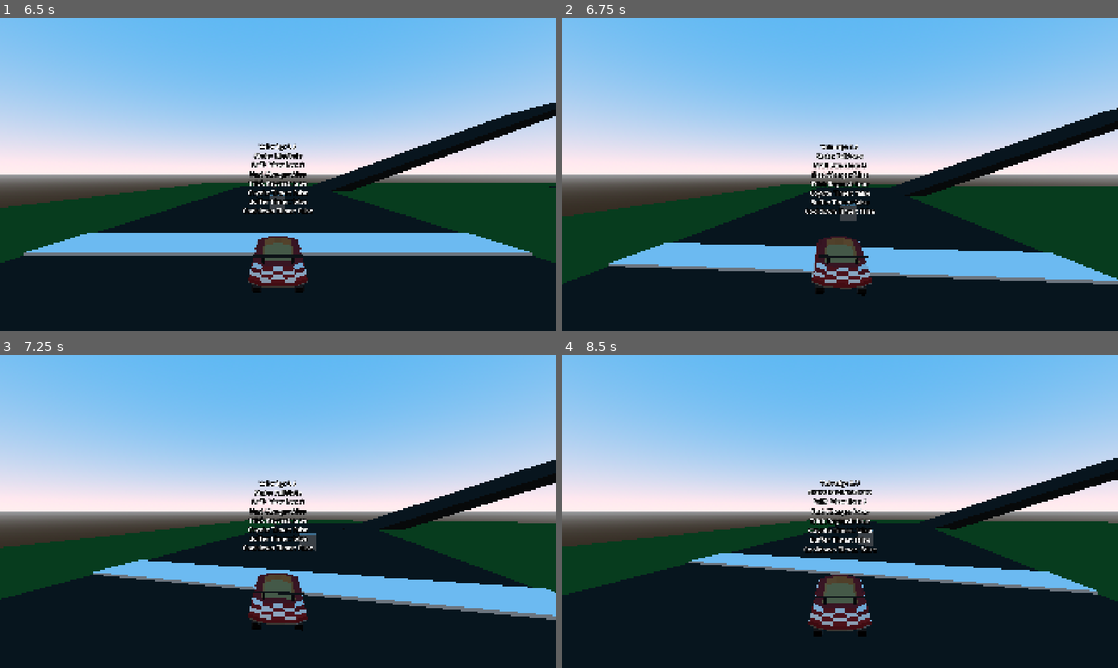
Above: before the commit, frames 1-4 (two rows, left to right).
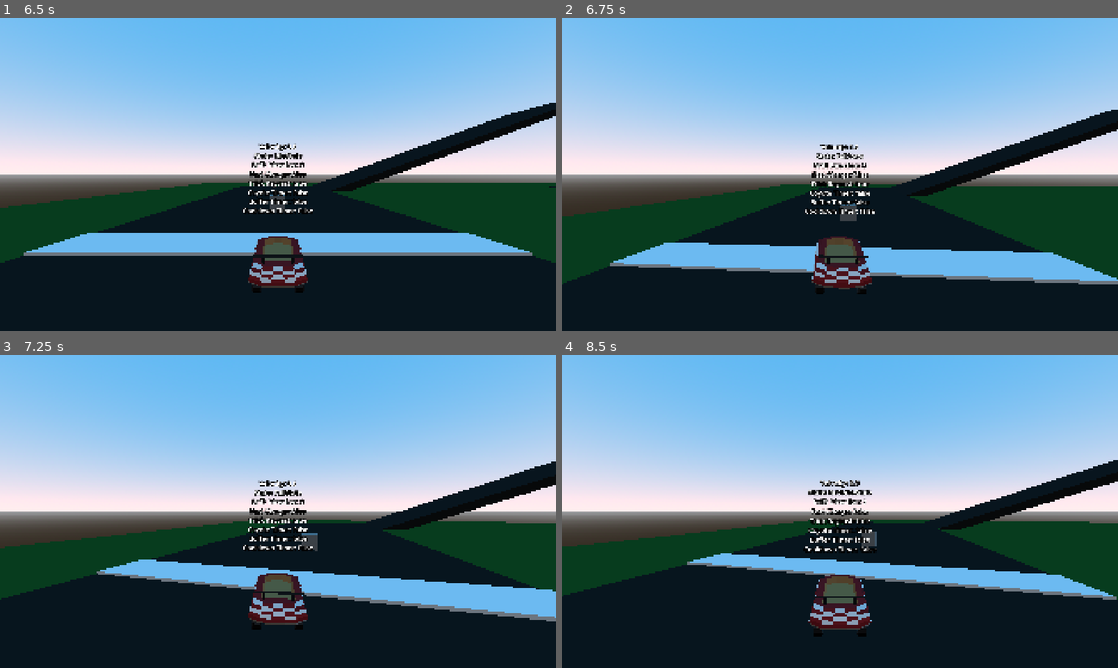
Above: after the commit, the same moments.

Repository: CISC-486-Game-Development-Project/cisc-486-game-development-project
Game: Godot game, scene res://Scenes/Menus/TitleScreen/title_screen.tscn
The game is run twice, just before and just after one commit, with the same random seed, the same clock (stepped at 60 frames per second) and the same inputs. Sound files missing from this copy of the repository are replaced by a short silence.
Inputs (mouse positions are in pixels of both pictures, inside the frame that each line leads up to):
- Up to frame 1 (6.5 s): tap Enter at 0.5 s; move the mouse to (400, 158) at 0.52 s; hold D (Right) 0.53-1.25 s; hold P (Drift) 0.53-1.25 s; click (400, 158) at 0.67 s; click "Start" at 1.25 s; click "Start" at 2 s; drag from (166, 190) to (250, 237) at 2.77 s; click "Default Kart" at 3.5 s; move the mouse to (333, 105) at 4.27 s; hold D (Right) 4.28-5 s; hold P (Drift) 4.28-5 s; click "Debug Track" at 5 s; drag from (250, 237) to (111, 127) at 5.77 s
- Up to frame 2 (6.75 s): tap Space at 6.5 s; move the mouse to (1006, 221) at 6.52 s; hold A (Left) from 6.53 s (still down); hold P (Drift) from 6.53 s (still down)
- Up to frame 3 (7.25 s): keep holding A (Left); keep holding P (Drift)
- Up to frame 4 (8.5 s): release A (Left) at 7.25 s; release P (Drift) at 7.25 s; drag from (673, 464) to (756, 433) at 7.27 s; tap Enter at 8 s; move the mouse to (867, 511) at 8.02 s; hold S (Backward) from 8.03 s (still down); hold P (Drift) from 8.03 s (still down); click (867, 511) at 8.17 s

Frame 1 is identical in both runs. In frame 2, 0.4% of the frame differs, in the area x 3-100%, y 28-89%; in frame 3, 1.0%; in frame 4, 2.8%, in the area x 0-100%, y 32-90%.

Commit message:
Refactoring Kart Script & Added Stats
Hit detection is working properly, kart code is refactored to be independent of where input is coming from (InputHandler added for player input, can be modified later for AI), also added kart stats that affect how the kart drives and can be modularly defined for different karts.

Diff:
--- /dev/null
+++ b/Components/InputHandler/input_handler.gd
@@ -0,0 +1,13 @@
+class_name InputHandler
+extends Node
+
+@export var kart: Kart3D ## Kart to set input requests for.
+
+## Should be called every frame or physics frame to collect input data.
+func handle_input() -> void:
+	if kart:
+		kart.steer_request = Input.get_axis("Left", "Right")
+		kart.accel_request = Input.get_axis("Backward", "Forward")
+		kart.break_request = Input.is_action_pressed("Backward")
+		kart.hop_request = Input.is_action_just_pressed("Drift")
+		kart.drift_request = Input.is_action_pressed("Drift")
--- /dev/null
+++ b/Components/KartStats/kart_stats.gd
@@ -0,0 +1,9 @@
+## A data container resource for defining the stats of a kart.
+class_name KartStats
+extends Resource
+
+# Export Vars
+@export_custom(PROPERTY_HINT_RANGE, "0.0,5.0,0.1") var base_speed: float ## A value from 0 to 5 determining the speed-based stats of the kart.
+@export_custom(PROPERTY_HINT_RANGE, "0.0,5.0,0.1") var base_acceleration: float ## A value from 0 to 5 determining the acceleration-based stats of the kart.
+@export_custom(PROPERTY_HINT_RANGE, "0.0,5.0,0.1") var base_boost: float ## A value from 0 to 5 determining the boost-based stats of the kart.
+@export_custom(PROPERTY_HINT_RANGE, "0.0,5.0,0.1") var base_handling: float ## A value from 0 to 5 determining the handling-based stats of the kart.
--- a/Components/ObjectProperties/destructible.gd
+++ b/Components/ObjectProperties/destructible.gd
@@ -12,5 +12,5 @@
 
 func _on_hit(area: Area3D) -> void:
 	var hitter = area.owner
-	if hitter is PlayerKart3D:
+	if hitter is Kart3D:
 		get_tree().create_timer(breaking_time).timeout.connect(to_break.queue_free)
--- a/Components/ObjectProperties/launchable.gd
+++ b/Components/ObjectProperties/launchable.gd
@@ -11,5 +11,5 @@
 
 func _on_hit(area: Area3D) -> void:
 	var hitter = area.owner
-	if hitter is PlayerKart3D:
+	if hitter is Kart3D:
 		rigid_body_3d.apply_central_impulse(hitter.velocity * 2 + Vector3(0, hitter.velocity.length() / 2, 0))
--- a/Entities/PlayerKart3D/player_kart_3d.gd
+++ b/Entities/Kart3D/kart_3d.gd
@@ -1,7 +1,10 @@
-class_name PlayerKart3D extends CharacterBody3D
+class_name Kart3D
+extends CharacterBody3D
 
 # Export Vars
 @export_category("Stats")
+@export var kart_stats: KartStats
+
 @export_group("Driving")
 @export_custom(PROPERTY_HINT_NONE, "suffix:m/s") var top_speed: float ## Defines the top speed.
 @export_custom(PROPERTY_HINT_NONE, "suffix:m/s") var top_reverse_speed: float ## Defines the top speed when reversing.
@@ -15,15 +18,17 @@
 @export_custom(PROPERTY_HINT_NONE, "suffix:degrees") var max_steering_angle_fast: float = 5.0 ## Defines the maximum steering angle, should be lower when going fast.
 @export_custom(PROPERTY_HINT_NONE, "suffix:degrees/s") var handbrake_steering_velocity: float = 45.0 ## Defines the speed of handbreak steering (turning while very slow).
 @export_custom(PROPERTY_HINT_NONE, "suffix:degrees/s") var air_steering_velocity: float = 40.0 ## Defines the speed of mid-air steering.
-@export_custom(PROPERTY_HINT_NONE, "suffix:m") var wheel_base: float = 1.5
-@export var wheels: Array[Wheel]
-@export var drift_steering_multiplier: float = 1.2
+@export_custom(PROPERTY_HINT_NONE, "suffix:m") var wheel_base: float = 1.5 ## The diameter of the wheels.
+@export var wheels: Array[Wheel] ## The array of Wheel objects attaced to this kart.
+@export var drift_steering_multiplier: float = 1.2 ## The factor by which steer direction is multiplied while drifting.
 
 # Onready Vars
 @onready var kart_model: Node3D = $KartModel
 
 @onready var camera_controller: CameraController = $CameraController
 @onready var state_machine: StateMachine = $MovementStateMachine
+@onready var input_handler: InputHandler = $InputHandler
+
 @onready var animation_player: AnimationPlayer = $AnimationPlayer
 @onready var ground_ray_cast_3d: RayCast3D = $GroundRayCast3D
 @onready var trick_ray_cast_3d: RayCast3D = $TrickRayCast3D
@@ -39,19 +44,19 @@
 @onready var debug_label_3d: Label3D = $DebugLabel3D
 
 # Internal Vars
-var steer_request: float
-var accel_request: float
-var break_request: bool
-var hop_request: bool
-var drift_request: bool
-var drift_dir: int
-
-var steering: float
-
-var boost_timer: float
-var boost_queue: Array[float]
-
-var is_hit: bool
+var steer_request: float ## Steering intensity request to be set by an input_manager.
+var accel_request: float ## Acceleration intensity request to be set by an input_manager.
+var break_request: bool ## Break request to be set by an input_manager.
+var hop_request: bool ## Hop request to be set by an input_manager.
+var drift_request: bool ## Drift request to be set by an input_manager.
+var drift_dir: int ## The direction of a currently active drift. 1 = right, 0 = none, -1 = left.
+
+var steering: float ## The intensity of the current steering.
+
+var boost_timer: float ## The time left in the current boost.
+var boost_queue: Array[float] ## The queue of boosts to be applied once the ground is hit.
+
+var is_hit: bool ## True when the kart is hit.
 
 #######################
 ## Process Functions ##
@@ -60,6 +65,25 @@
 func _ready() -> void:
 	# Connect signals
 	hurtbox.on_hit.connect(hit)
+
+	# Apply KartStats
+	if kart_stats:
+		## Stat Formulae
+		# Speed
+		top_speed = 20.0 + (kart_stats.base_speed / 2)
+		top_reverse_speed = 8.0 + (kart_stats.base_speed / 2)
+
+		# Acceleration
+		acceleration = 12.0 + (kart_stats.base_acceleration * 2)
+
+		# Boost
+		boost_speed = (top_speed * 1.5) + (kart_stats.base_boost * 1.5)
+
+		# Handling
+		max_steering_angle_slow = 8.0 + (kart_stats.base_handling / 2)
+		max_steering_angle_fast = 3.0 + (kart_stats.base_handling / 2)
+		handbrake_steering_velocity = 45.0 + kart_stats.base_handling
+		air_steering_velocity = 40.0 + kart_stats.base_handling
 
 func _process(delta: float) -> void:
 	# Decrement boost timer when active
@@ -70,7 +94,7 @@
 
 func _physics_process(delta: float) -> void:
 	## Step 1: Handle Input
-	_handle_input()
+	input_handler.handle_input()
 
 	## Step 2: Handle Movement
 	if state_machine.current_state is not HitState:
--- a/Entities/PlayerKart3D/player_kart_3d.tscn
+++ b/Entities/Kart3D/player_kart_3d.tscn
@@ -1,6 +1,6 @@
 [gd_scene format=3 uid="uid://qf1sj7vuq7b3"]
 
-[ext_resource type="Script" uid="uid://ccmyuvvgnljlr" path="res://Entities/PlayerKart3D/player_kart_3d.gd" id="1_q6jvo"]
+[ext_resource type="Script" uid="uid://ccmyuvvgnljlr" path="res://Entities/Kart3D/kart_3d.gd" id="1_q6jvo"]
 [ext_resource type="PackedScene" uid="uid://bpt5weu81habv" path="res://Components/CameraController/camera_controller.tscn" id="2_q6jvo"]
 [ext_resource type="PackedScene" uid="uid://ceoygxwx1ngye" path="res://Assets/3D/Models/BasicCar/SM_Basic_Car_Body.fbx" id="2_wo5un"]
 [ext_resource type="PackedScene" uid="uid://vp2ox0cie7xw" path="res://Assets/3D/Models/BasicCar/SM_Basic_Car_Wheel.fbx" id="3_7dnbs"]
@@ -12,6 +12,7 @@
 [ext_resource type="Script" uid="uid://l1hrvfthq543" path="res://Components/StateMachine/state_transition.gd" id="6_7wlea"]
 [ext_resource type="Script" uid="uid://bjgot7okketbh" path="res://Components/Hitbox/hurtbox.gd" id="6_s0wt8"]
 [ext_resource type="Script" uid="uid://b2lqg5xhq7se0" path="res://Components/StateMachine/States/drift_state.gd" id="7_7wlea"]
+[ext_resource type="Script" uid="uid://cfomyfhx7nhn3" path="res://Components/InputHandler/input_handler.gd" id="7_wb45y"]
 [ext_resource type="Script" uid="uid://c8xfvksbxr3eg" path="res://Components/StateMachine/States/reverse_state.gd" id="8_7wlea"]
 [ext_resource type="Script" uid="uid://t3ju34iymdl0" path="res://Components/StateMachine/States/fall_state.gd" id="9_r41fb"]
 [ext_resource type="Script" uid="uid://bmua4qbuf0vev" path="res://Components/StateMachine/States/trick_state.gd" id="12_iwjoc"]
@@ -321,6 +322,11 @@
 [node name="AnimationPlayer" type="AnimationPlayer" parent="." unique_id=858611665]
 libraries/ = SubResource("AnimationLibrary_7dnbs")
 
+[node name="InputHandler" type="Node" parent="." unique_id=755466376 node_paths=PackedStringArray("kart")]
+script = ExtResource("7_wb45y")
+kart = NodePath("..")
+metadata/_custom_type_script = "uid://cfomyfhx7nhn3"
+
 [node name="MovementStateMachine" type="Node" parent="." unique_id=547351009 node_paths=PackedStringArray("initial_state")]
 script = ExtResource("3_25wvy")
 initial_state = NodePath("IdleState")
--- a/Scenes/Tracks/debug_track.tscn
+++ b/Scenes/Tracks/debug_track.tscn
@@ -1,8 +1,9 @@
 [gd_scene format=3 uid="uid://igg6cd4fnkgj"]
 
 [ext_resource type="Script" uid="uid://rdwha1wrjten" path="res://Scenes/Tracks/debug_track.gd" id="1_q5xdn"]
-[ext_resource type="PackedScene" uid="uid://qf1sj7vuq7b3" path="res://Entities/PlayerKart3D/player_kart_3d.tscn" id="1_wqmp7"]
+[ext_resource type="PackedScene" uid="uid://qf1sj7vuq7b3" path="res://Entities/Kart3D/player_kart_3d.tscn" id="1_wqmp7"]
 [ext_resource type="AudioStream" uid="uid://cgpun0hsxpw5o" path="res://Assets/Audio/Music/KartTheme.wav" id="2_4tdiq"]
+[ext_resource type="Script" uid="uid://dl6dt8djqun4g" path="res://Components/KartStats/kart_stats.gd" id="4_7kucd"]
 [ext_resource type="Script" uid="uid://d3u5ktr5nhr2x" path="res://Components/ObjectProperties/launchable.gd" id="5_fmsym"]
 [ext_resource type="Script" uid="uid://bcubef2xy50jd" path="res://Components/Hitbox/hitbox.gd" id="5_vmk27"]
 [ext_resource type="PackedScene" uid="uid://htd17y0efmde" path="res://Scenes/Menus/PauseScreen/pause_screen.tscn" id="5_wgl67"]
@@ -49,6 +50,14 @@
 size = Vector3(15, 1, 15)
 
 [sub_resource type="StandardMaterial3D" id="StandardMaterial3D_if3av"]
+
+[sub_resource type="Resource" id="Resource_wor4n"]
+script = ExtResource("4_7kucd")
+base_speed = 2.5
+base_acceleration = 2.5
+base_boost = 2.5
+base_handling = 2.5
+metadata/_custom_type_script = "uid://dl6dt8djqun4g"
 
 [sub_resource type="BoxShape3D" id="BoxShape3D_bcedo"]
 
@@ -154,6 +163,7 @@
 
 [node name="PlayerKart3D" parent="." unique_id=32768770 instance=ExtResource("1_wqmp7")]
 transform = Transform3D(-4.371139e-08, 0, 1, 0, 1, 0, -1, 0, -4.371139e-08, 2, 1.5, 30)
+kart_stats = SubResource("Resource_wor4n")
 
 [node name="Object" type="RigidBody3D" parent="." unique_id=280148179]
 transform = Transform3D(1, 0, 0, 0, 1, 0, 0, 0, 1, -6.3330574, 1.2537726, 30.05519)
Not shown, added: Components/InputHandler/input_handler.gd.uid
Not shown, added: Components/KartStats/kart_stats.gd.uid
Renamed: Entities/PlayerKart3D/player_kart_3d.gd.uid -> Entities/Kart3D/kart_3d.gd.uid
Not shown, added: Entities/Kart3D/player_kart_3d.tscn7776651103.tmp
